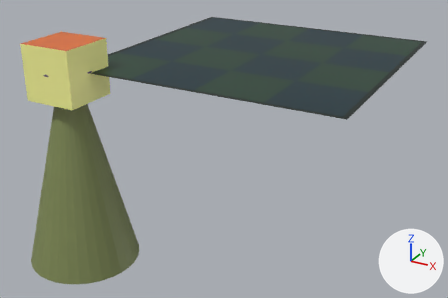
Renders of the glTF model www/scene.glb from each side of a commit.
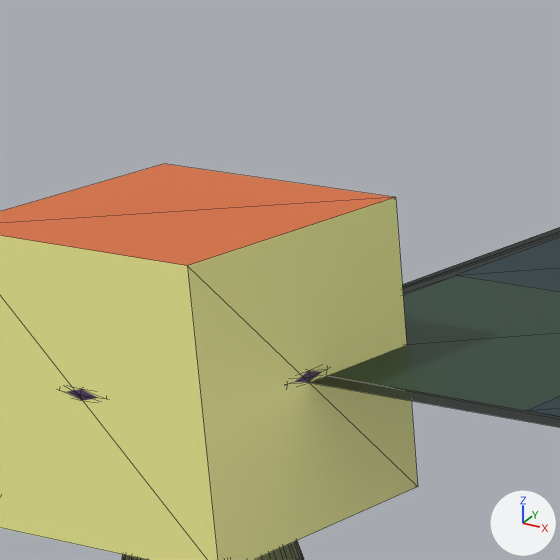
Old and new are each drawn whole from a 50 mm lens placed at (14.7, -15.53, 6.08), pointed at (4.14, 3.68, -3.52) and again close up on the part from 7% to 31% of the width and 0% to 36% of the height. Every picture has the same lights, and +X, +Y and +Z are marked at lower right. The older version's two pictures come first. The close-ups show mesh edges as thin lines.

The scene before the commit, as lines of its bpy script (objects in view):
```python
me_circle = bpy.data.meshes.new('Circle')
me_circle.from_pydata(...)  # 384 vertices, 700 faces; spans x -2.08..2.08, y -2.08..2.08, z -7.42..0.66
me_circle.materials.append(mat_material_001)  # picture img_campfire_story_8x
me_cube = bpy.data.meshes.new('Cube')
me_cube.from_pydata(...)  # a box spanning x -1.0..1.0, y -1.0..1.0, z -1.0..1.0
me_cube.materials.append(mat_material_001)  # picture img_campfire_story_8x
me_plane_001 = bpy.data.meshes.new('Plane.001')
me_plane_001.from_pydata(...)  # 29 vertices, 52 faces; spans x 0.0..10.0, y 0.0..10.0, z 0.0
me_plane_001.materials.append(mat_material_001)  # picture img_campfire_story_8x
ob_cube = bpy.data.objects.new('Cube', me_cube)
ob_cube.location = (0.0, 0.0, 0.0)
ob_grass = bpy.data.objects.new('Grass', me_plane_001)
ob_grass.location = (0.0, 0.0, 0.0)
ob_ufo = bpy.data.objects.new('ufo', me_circle)
ob_ufo.location = (0.0, 0.0, 0.0)
```
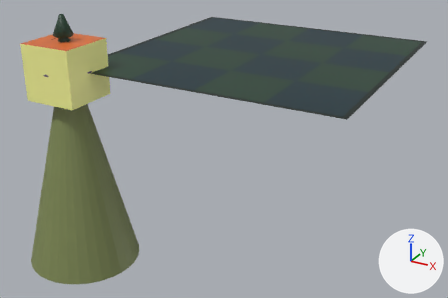
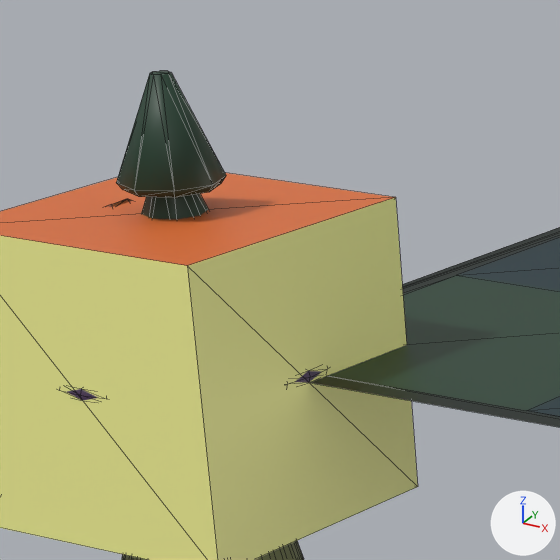
Pixel boxes [x1, y1, x2, y2] of what changed, in the close-ups (560 x 560 px):
'Item_tree', added
    after: [116, 71, 226, 219]
'Item_cow', added (mostly hidden)
    after: [107, 199, 132, 207]

The change, as a list of edits to the scene's bpy script:
```text
Add me_cube_002:
    me_cube_002.from_pydata(...)  # 113 vertices, 218 faces; spans x -0.765..0.524, y -0.239..0.244, z 0.002..1.021
    me_cube_002.materials.append(mat_material_001)  # picture img_campfire_story_8x
Add me_cylinder:
    me_cylinder.from_pydata(...)  # 64 vertices, 114 faces; spans x -0.48..0.48, y -0.48..0.48, z 0.02..1.9
    me_cylinder.materials.append(mat_material_001)  # picture img_campfire_story_8x
Add ob_item_cow:
    ob_item_cow = bpy.data.objects.new('Item_cow', me_cube_002)
    ob_item_cow.location = (0.0, 0.0, 0.0)
Add ob_item_tree:
    ob_item_tree = bpy.data.objects.new('Item_tree', me_cylinder)
    ob_item_tree.location = (0.0, 0.0, 0.0)
```
